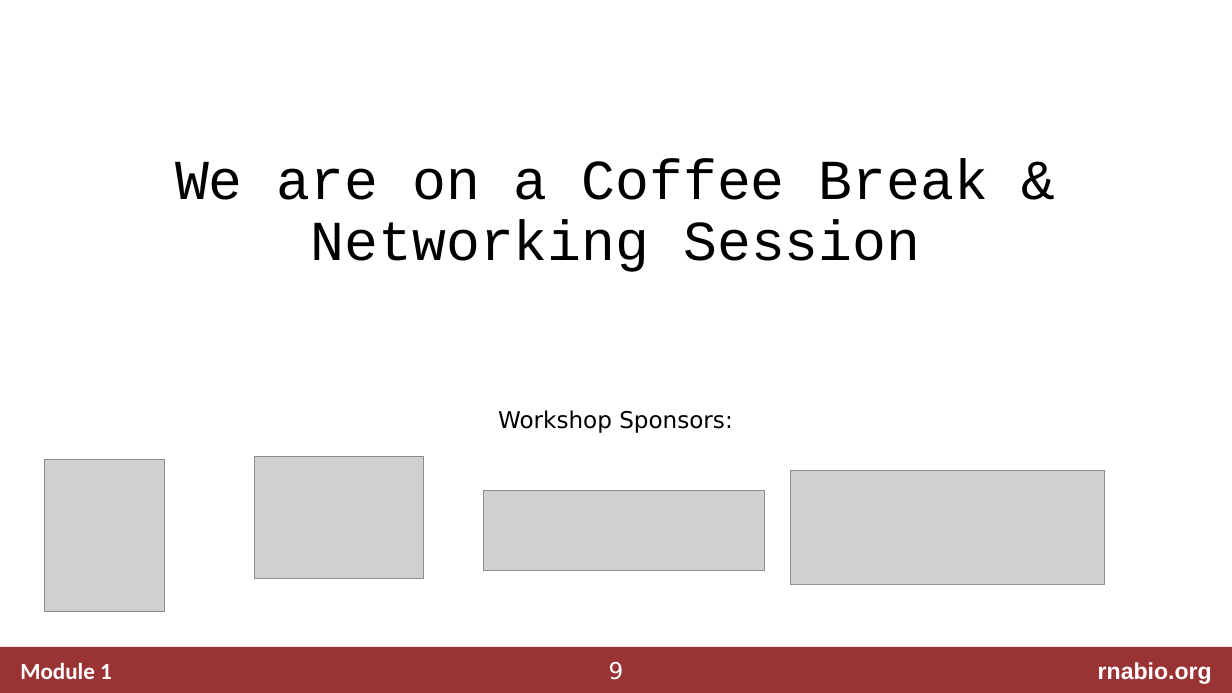
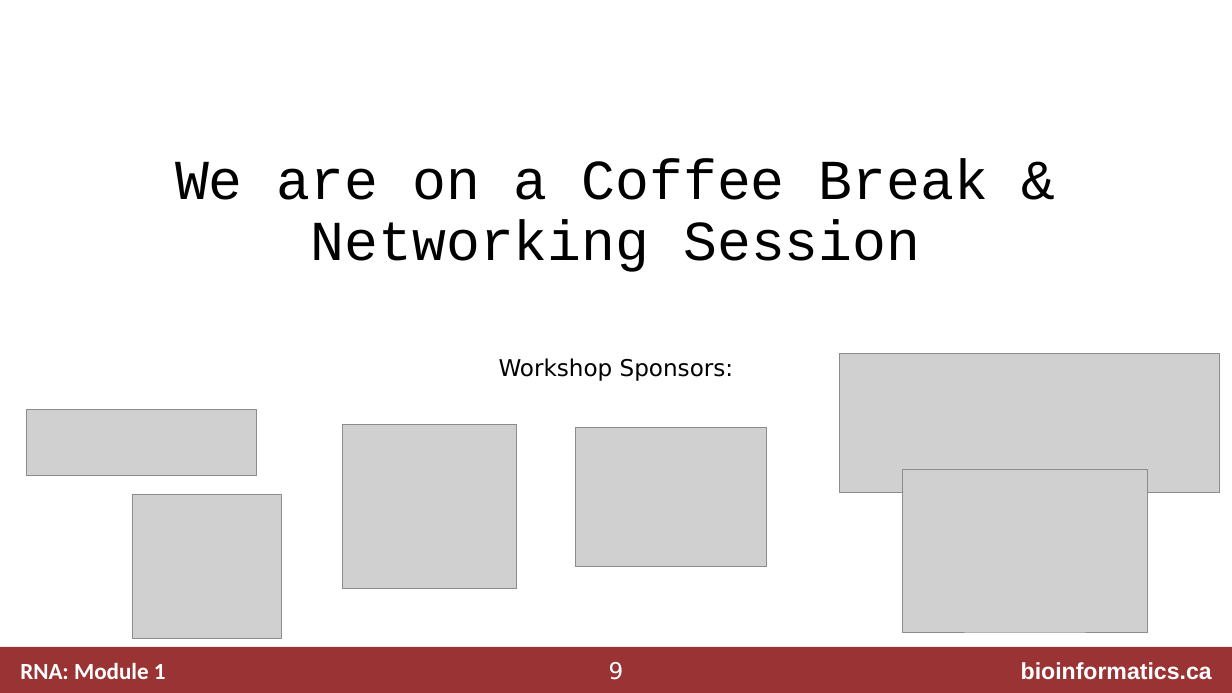
Before and after one commit to griffithlab/rnabio.org, a slide deck: slide 9 of assets/lectures/cbw/2021/mini/RNASeq_MiniLecture_01_02_Indexing.pptx. Drawn at 1232x693 pixels with LibreOffice and Linux fonts; fonts in the diff are those of the drawing; grey boxes stand for pictures. Boxes give left, top, right and bottom in pixels: in the first picture for what was removed or moved away, otherwise in the second. Text is boxed around its words. In the diff, an @@ line names an element or a change of style, - is before the commit and + after.

```diff
--- a/assets/lectures/cbw/2021/mini/RNASeq_MiniLecture_01_02_Indexing.pptx
+++ b/assets/lectures/cbw/2021/mini/RNASeq_MiniLecture_01_02_Indexing.pptx
@@ text "Workshop Sponsors:": place and size @@
-text "Workshop Sponsors:" at box(498, 410, 732, 433)
+text "Workshop Sponsors:" at box(499, 358, 733, 381)
@@ picture added at box(840, 354, 1221, 493) @@
@@ picture added at box(26, 410, 256, 476) @@
@@ picture added at box(343, 424, 517, 588) @@
@@ picture added at box(576, 428, 767, 567) @@
@@ picture removed at box(45, 459, 165, 612) @@
@@ picture removed at box(254, 457, 423, 579) @@
@@ picture removed at box(790, 471, 1105, 585) @@
@@ picture added at box(903, 470, 1148, 632) @@
@@ picture added at box(132, 495, 281, 640) @@
@@ picture removed at box(483, 491, 764, 570) @@
@@ text at box(20, 662, 166, 679): text changed @@
-Module 1
+RNA: Module 1
@@ text at box(1021, 662, 1212, 679): text changed @@
-rnabio.org
+bioinformatics.ca
```
Also in this commit, not shown: 8 other slides changed, 29 other files.
